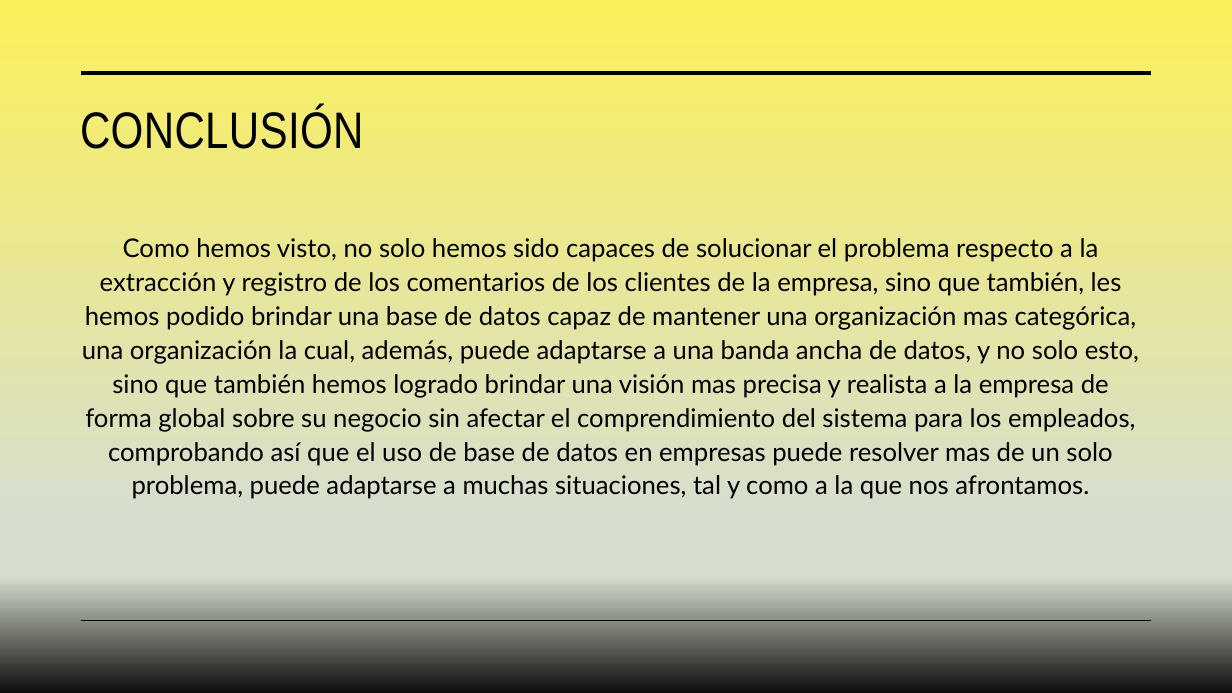
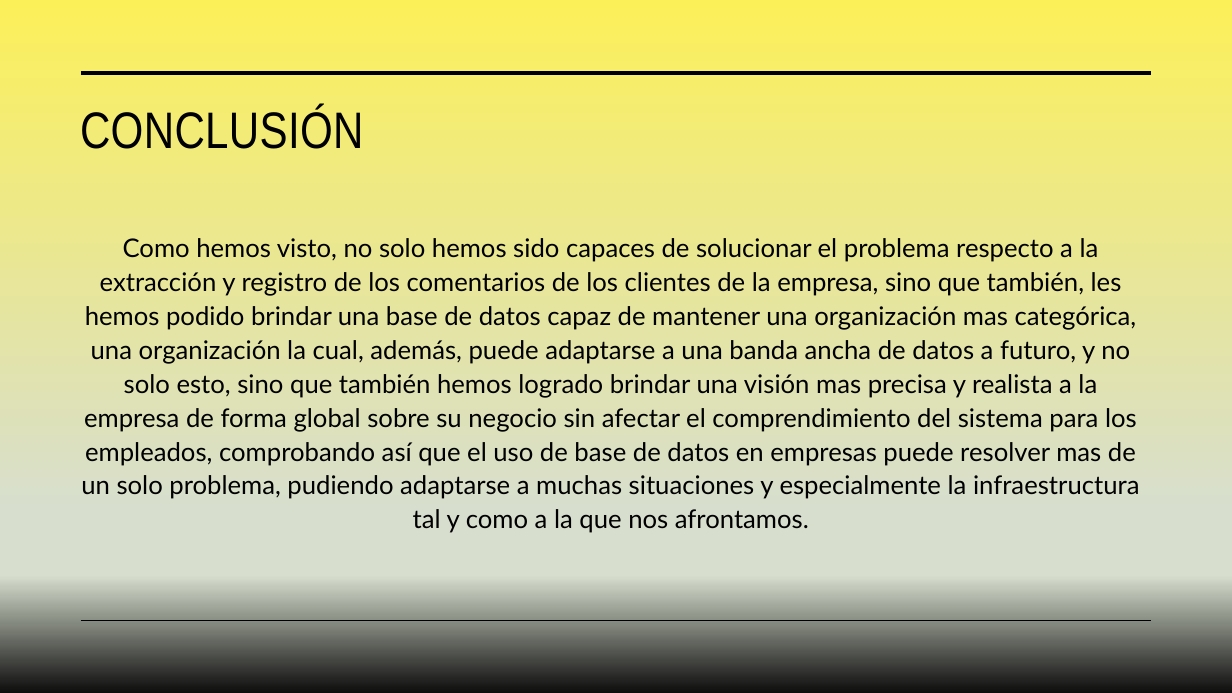
Before and after one commit to Guess2007/FUNDAMENTOS-DE-PROGRAMACION, a slide deck: slide 13 of Caso de la empresa Camposol.pptx (slide 12 before the commit). Drawn at 1232x693 pixels with LibreOffice and Linux fonts; fonts in the diff are those of the drawing. Boxes give left, top, right and bottom in pixels: in the first picture for what was removed or moved away, otherwise in the second. Text is boxed around its words. In the diff, an @@ line names an element or a change of style, - is before the commit and + after.

```diff
--- a/Caso de la empresa Camposol.pptx
+++ b/Caso de la empresa Camposol.pptx
@@ text at [81,238,1140,533]: text changed @@
-Como hemos visto, no solo hemos sido capaces de solucionar el problema respecto a la extracción y registro de los comentarios de los clientes de la empresa, sino que también, les hemos podido brindar una base de datos capaz de mantener una organización mas categórica, una organización la cual, además, puede adaptarse a una banda ancha de datos, y no solo esto, sino que también hemos logrado brindar una visión mas precisa y realista a la empresa de forma global sobre su negocio sin afectar el comprendimiento del sistema para los empleados, comprobando así que el uso de base de datos en empresas puede resolver mas de un solo problema, puede adaptarse a muchas situaciones, tal y como a la que nos afrontamos.
+Como hemos visto, no solo hemos sido capaces de solucionar el problema respecto a la extracción y registro de los comentarios de los clientes de la empresa, sino que también, les hemos podido brindar una base de datos capaz de mantener una organización mas categórica, una organización la cual, además, puede adaptarse a una banda ancha de datos a futuro, y no solo esto, sino que también hemos logrado brindar una visión mas precisa y realista a la empresa de forma global sobre su negocio sin afectar el comprendimiento del sistema para los empleados, comprobando así que el uso de base de datos en empresas puede resolver mas de un solo problema, pudiendo adaptarse a muchas situaciones y especialmente la infraestructura tal y como a la que nos afrontamos.
```
Also in this commit, not shown: 1 slide added, 3 other files.
